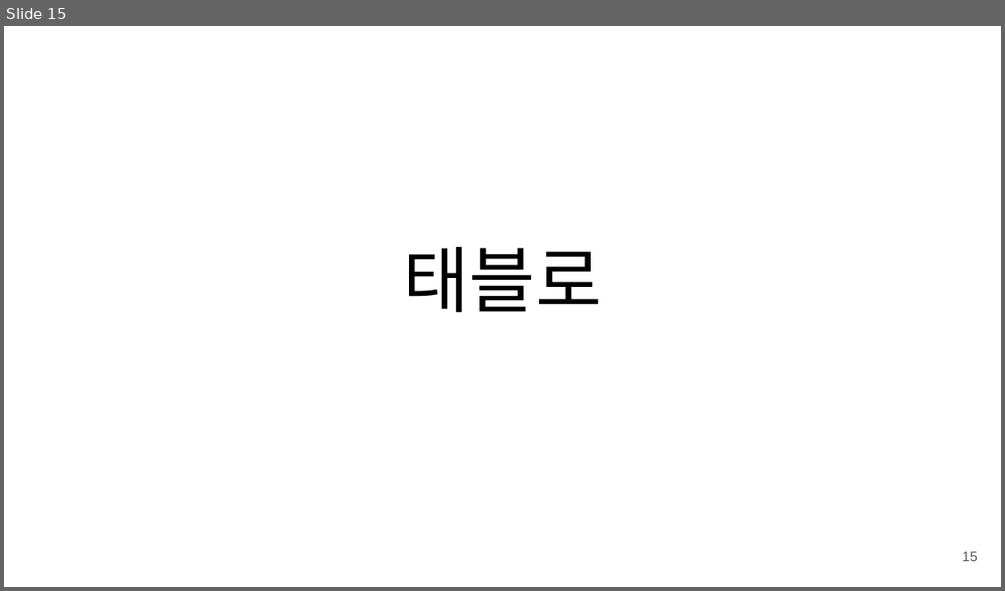
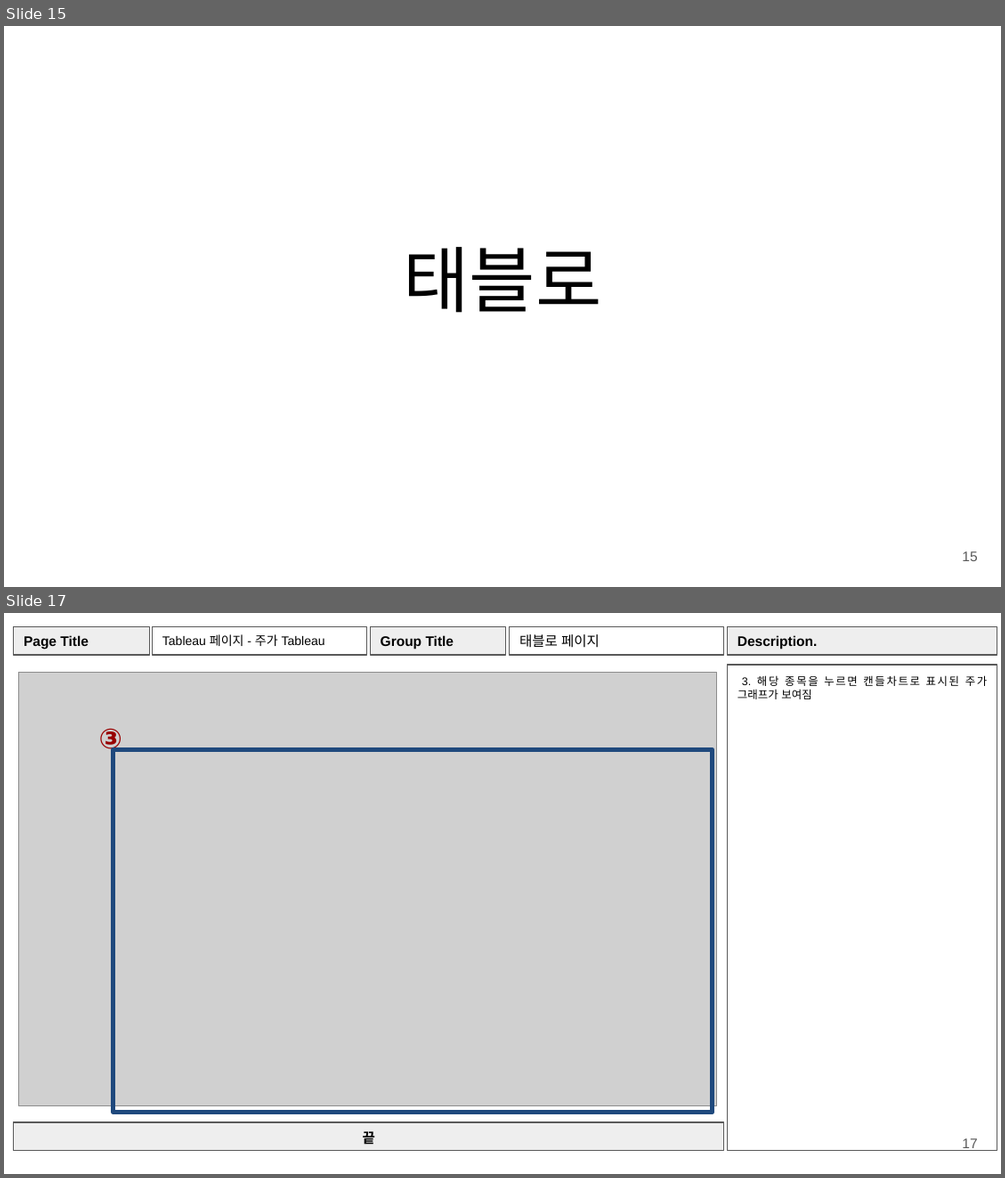
Before and after one commit to chaerui7967/stock_predict_news_and_youtube, a slide deck: 발표자료 및 문서/화면설계서_v1.1.pptx. Shown one above the other, each under a label of ours: slide 15 before the commit, slides 15 and 17 after it; the slides between them are not shown. The pictures are 1005x591 and 1005x1178 pixels, drawn with LibreOffice and Linux fonts; fonts in the diff are those of the drawing; grey boxes stand for pictures. Boxes give left, top, right and bottom in pixels: in the first picture for what was removed or moved away, otherwise in the second. Text is boxed around its words. In the diff, an @@ line names an element or a change of style, - is before the commit and + after.

```diff
--- a/발표자료 및 문서/화면설계서_v1.1.pptx
+++ b/발표자료 및 문서/화면설계서_v1.1.pptx
@@ slide 17 added at <box>4,613,1001,1174</box>, background #FFFFFF @@
@@ rectangle added at <box>14,627,150,655</box>, fill #EEEEEE, outline #595959 0.75 pt, 10 pt, text #000000, bold @@
+Page Title
@@ rectangle added at <box>153,627,367,655</box>, outline #595959 0.75 pt, 9 pt, text #000000 @@
+Tableau 페이지 - 주가 Tableau
@@ rectangle added at <box>370,627,505,655</box>, fill #EEEEEE, outline #595959 0.75 pt, 10 pt, text #000000, bold @@
+Group Title
@@ rectangle added at <box>510,627,724,655</box>, outline #595959 0.75 pt, 10 pt, text #000000 @@
+태블로 페이지
@@ rectangle added at <box>728,627,998,655</box>, fill #EEEEEE, outline #595959 0.75 pt, 10 pt, text #000000, bold @@
+Description.
@@ rectangle added at <box>728,665,998,1151</box>, outline #595959 0.75 pt, 8 pt, text #000000 @@
+3. 해당 종목을 누르면 캔들차트로 표시된 주가 그래프가 보여짐
@@ picture added at <box>19,673,717,1106</box> @@
@@ text added at <box>99,728,122,754</box>, 20 pt, text #980000, bold @@
+③
@@ rectangle added at <box>113,749,712,1112</box>, outline #1F497D 3 pt @@
@@ rectangle added at <box>14,1122,724,1151</box>, fill #EEEEEE, outline #595959 0.75 pt, 10 pt, text #000000, bold @@
+끝
@@ page number added at <box>962,1138,977,1151</box>, 10 pt, text #595959 @@
+17
```
Also in this commit, not shown: 2 other slides added, 1 other file.
